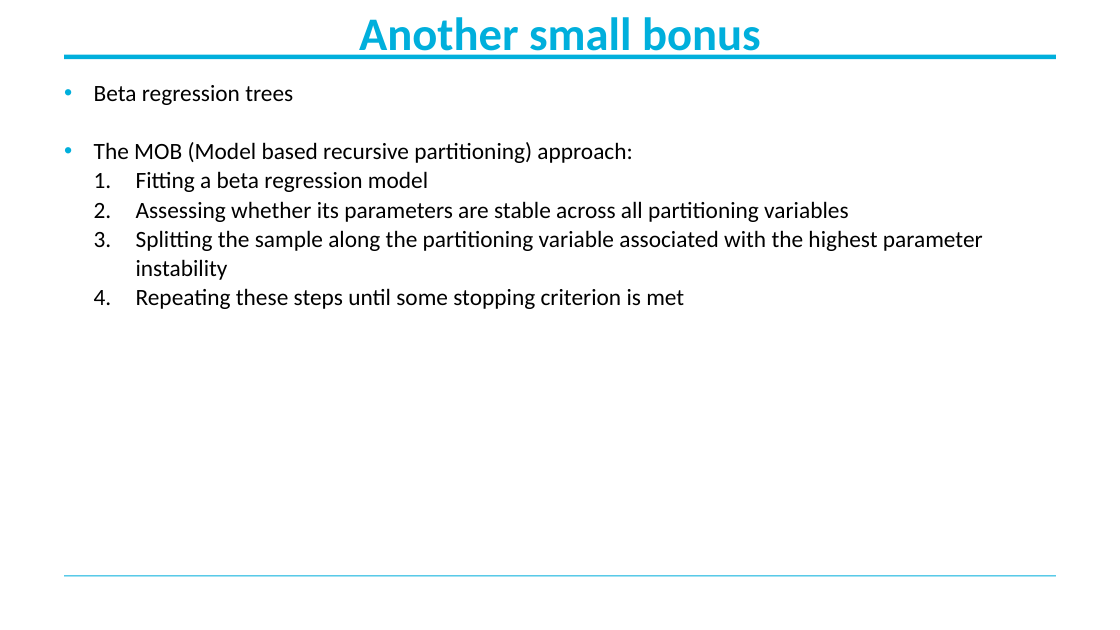
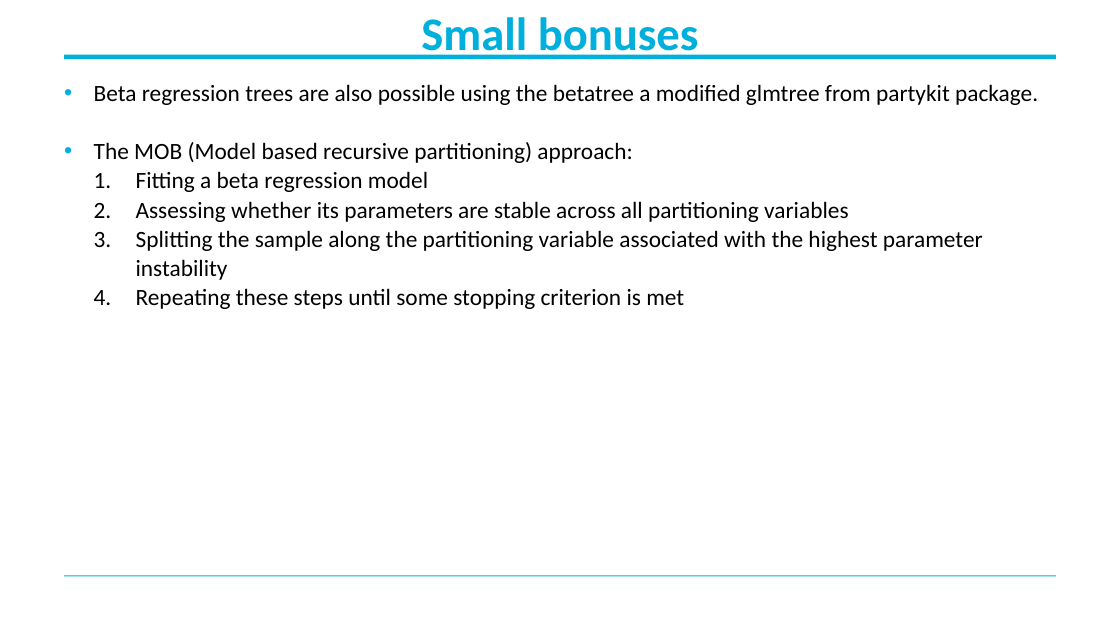
Before and after one commit to MichaelBelias/My-Complete-Book-In-R, a slide deck: slide 15 of Beta Regression/Beta-regression.pptx. Drawn at 1120x630 pixels with LibreOffice and Linux fonts; fonts in the diff are those of the drawing; background and template pictures are left out. Boxes give left, top, right and bottom in pixels: in the first picture for what was removed or moved away, otherwise in the second. Text is boxed around its words. In the diff, an @@ line names an element or a change of style, - is before the commit and + after.

```diff
--- a/Beta Regression/Beta-regression.pptx
+++ b/Beta Regression/Beta-regression.pptx
@@ title at [421, 17, 699, 59]: text changed @@
-Another small bonus
+Small bonuses
@@ text at [94, 84, 1038, 105]: text changed @@
-• Beta regression trees
+• Beta regression trees are also possible using the betatree a modified glmtree from partykit package.
```
Also in this commit, not shown: 2 other slides changed, 2 slides added, 2 other files.
